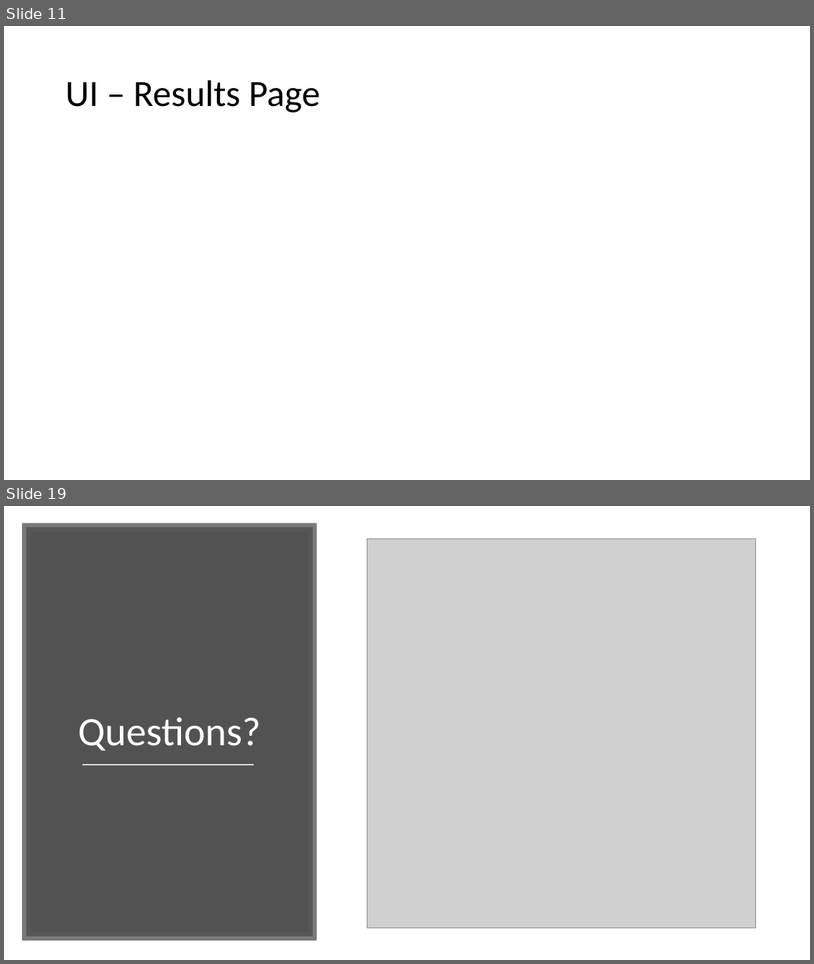
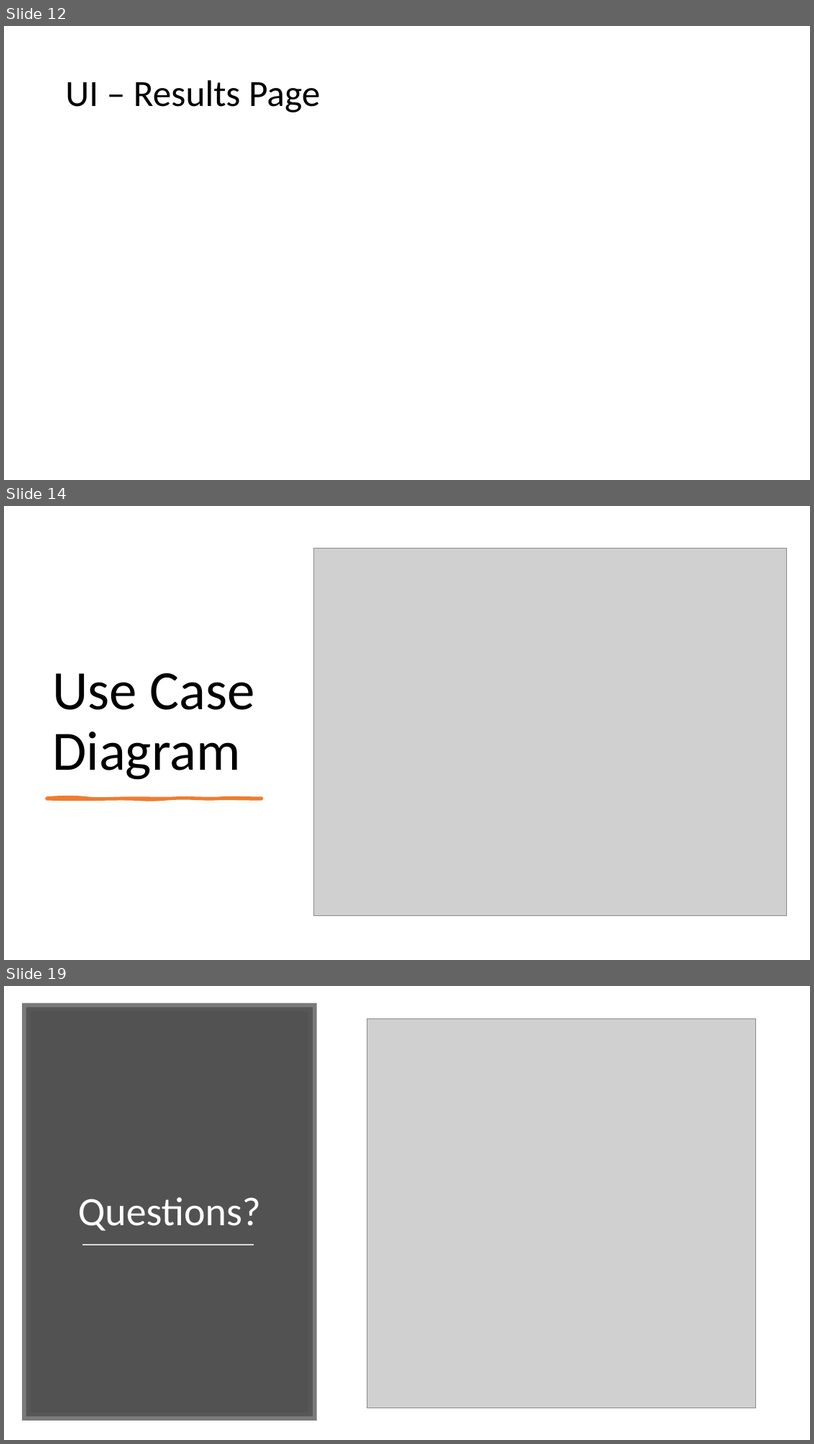
Before and after one commit to sukumar-varma/SearchEngine, a slide deck: docs/interim_project_1.pptx. Shown one above the other, each under a label of ours: slides 11 and 19 before the commit, slides 12, 14 and 19 after it; the slides between them are not shown. The pictures are 814x964 and 814x1444 pixels, drawn with LibreOffice and Linux fonts; fonts in the diff are those of the drawing; grey boxes stand for pictures. Boxes give left, top, right and bottom in pixels: in the first picture for what was removed or moved away, otherwise in the second. Text is boxed around its words. In the diff, an @@ line names an element or a change of style, - is before the commit and + after.

```diff
--- a/docs/interim_project_1.pptx
+++ b/docs/interim_project_1.pptx
@@ slide 14 added at <box>4,506,810,960</box>, background #FFFFFF @@
@@ picture added at <box>314,548,787,916</box> @@
@@ title added at <box>52,673,255,780</box>, 66 pt, text #000000 @@
+Use Case Diagram
@@ freeform shape added at <box>46,798,262,799</box>, fill #ED7D31, outline #ED7D31 3 pt @@
@@ what was slide 11 is now slide 12 @@
```
Also in this commit, not shown: 9 slides changed, 1 other slide added, 2 slides removed.
